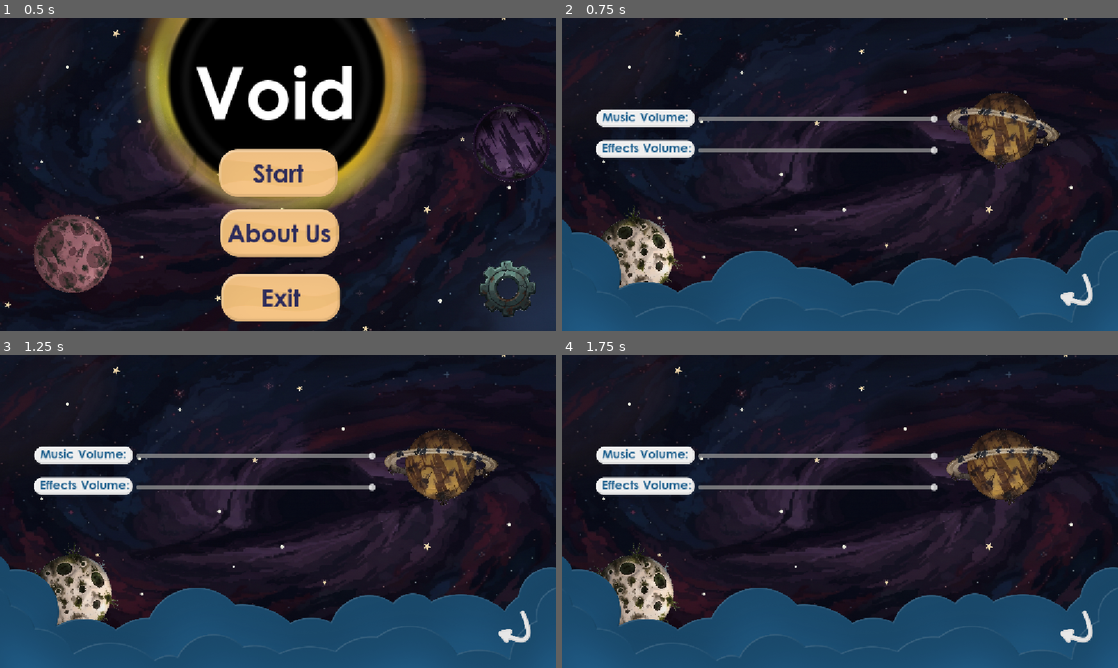
Above: before the commit, frames 1-4 (two rows, left to right).
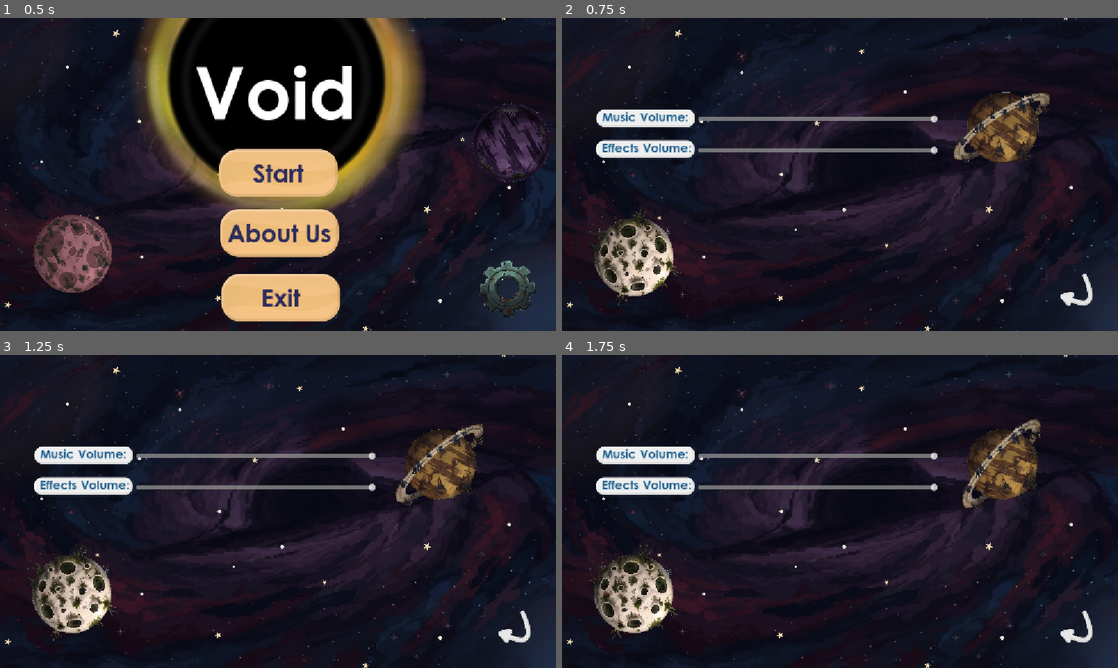
Above: after the commit, the same moments.

Repository: mbkhh/HollowGardoon
Game: Godot game, scene res://scenes/game.tscn
Two runs of this game, one before a commit and one after it. Both use one fixed random seed, a clock stepped at 60 frames per second and the inputs below.
Inputs (mouse positions are in pixels of both pictures, inside the frame that each line leads up to):
- Up to frame 1 (0.5 s): no input
- Up to frame 2 (0.75 s): click (1067, 287) at 0.5 s
- Up to frame 3 (1.25 s): no input
- Up to frame 4 (1.75 s): tap Enter (ui_accept) at 1.25, 1.52 s; move the mouse to (962, 495) at 1.27 s; click (962, 495) at 1.42 s

Frame 1 is identical in both runs. In frame 2, 25% of the frame differs, in the area x 0-100%, y 23-100%; in frame 3, 25%; in frame 4, 25%.

Commit message:
cloud deleted

Diff:
--- a/scenes/Levels/level_5.tscn
+++ b/scenes/Levels/level_5.tscn
@@ -37,66 +37,66 @@
 [sub_resource type="StyleBoxTexture" id="StyleBoxTexture_ohlwr"]
 texture = ExtResource("14_h0ams")
 
-[node name="level_5" type="Node2D"]
+[node name="level_5" type="Node2D" unique_id=596464318]
 script = ExtResource("1_hhyhm")
 level_id = "level_5"
 next_level_scene = "uid://5uoogh7qgi1s"
 metadata/_edit_horizontal_guides_ = [2048.0, 1297.0, 864.0, 1650.0]
 metadata/_edit_vertical_guides_ = [1534.0]
 
-[node name="ParallaxBackground" parent="." instance=ExtResource("2_mwkwm")]
-
-[node name="ParallaxLayer4" type="ParallaxLayer" parent="ParallaxBackground"]
+[node name="ParallaxBackground" parent="." unique_id=1129754837 instance=ExtResource("2_mwkwm")]
+
+[node name="ParallaxLayer4" type="ParallaxLayer" parent="ParallaxBackground" unique_id=1181301257]
 motion_mirroring = Vector2(2304, 0)
 
-[node name="BackgroundC1" type="Sprite2D" parent="ParallaxBackground/ParallaxLayer4"]
+[node name="BackgroundC1" type="Sprite2D" parent="ParallaxBackground/ParallaxLayer4" unique_id=649546044]
 position = Vector2(576, 702)
 texture = ExtResource("3_iu4kj")
 
-[node name="BackgroundC2" type="Sprite2D" parent="ParallaxBackground/ParallaxLayer4"]
+[node name="BackgroundC2" type="Sprite2D" parent="ParallaxBackground/ParallaxLayer4" unique_id=1703322677]
 position = Vector2(1728, 702)
 texture = ExtResource("3_iu4kj")
 
-[node name="ParallaxLayer5" type="ParallaxLayer" parent="ParallaxBackground"]
+[node name="ParallaxLayer5" type="ParallaxLayer" parent="ParallaxBackground" unique_id=2093387223]
 motion_mirroring = Vector2(2304, 0)
 
-[node name="BackgroundC2" type="Sprite2D" parent="ParallaxBackground/ParallaxLayer5"]
+[node name="BackgroundC2" type="Sprite2D" parent="ParallaxBackground/ParallaxLayer5" unique_id=263475318]
 position = Vector2(576, 162)
 texture = ExtResource("4_uusv0")
 
-[node name="BackgroundC3" type="Sprite2D" parent="ParallaxBackground/ParallaxLayer5"]
+[node name="BackgroundC3" type="Sprite2D" parent="ParallaxBackground/ParallaxLayer5" unique_id=266956810]
 position = Vector2(1728, 162)
 texture = ExtResource("4_uusv0")
 
-[node name="killNodes" type="Node" parent="."]
-
-[node name="killzone" parent="killNodes" instance=ExtResource("5_g10o8")]
+[node name="killNodes" type="Node" parent="." unique_id=577328747]
+
+[node name="killzone" parent="killNodes" unique_id=300296911 instance=ExtResource("5_g10o8")]
 position = Vector2(478, 0)
 
-[node name="CollisionShape2D" type="CollisionShape2D" parent="killNodes/killzone"]
+[node name="CollisionShape2D" type="CollisionShape2D" parent="killNodes/killzone" unique_id=740828001]
 shape = SubResource("WorldBoundaryShape2D_hvd7i")
 
-[node name="killzone3" parent="killNodes" instance=ExtResource("5_g10o8")]
+[node name="killzone3" parent="killNodes" unique_id=1301725771 instance=ExtResource("5_g10o8")]
 position = Vector2(337, 647)
 
-[node name="CollisionShape2D" type="CollisionShape2D" parent="killNodes/killzone3"]
+[node name="CollisionShape2D" type="CollisionShape2D" parent="killNodes/killzone3" unique_id=761111878]
 position = Vector2(61, 218)
 shape = SubResource("WorldBoundaryShape2D_wqj8e")
 
-[node name="FollowCamera2D" parent="." instance=ExtResource("6_lniya")]
+[node name="FollowCamera2D" parent="." unique_id=348052578 instance=ExtResource("6_lniya")]
 position = Vector2(768, 432)
 zoom = Vector2(0.75, 0.75)
 target_path = NodePath("../Rocket")
 max_x = 100000.0
 
-[node name="Rocket" parent="." groups=["rocket"] instance=ExtResource("7_8b5qq")]
+[node name="Rocket" parent="." unique_id=994606101 groups=["rocket"] instance=ExtResource("7_8b5qq")]
 position = Vector2(278, 313)
 
-[node name="goal planet" type="Node" parent="."]
-
-[node name="Planet8" parent="goal planet" groups=["planets"] instance=ExtResource("8_kwa6m")]
+[node name="goal planet" type="Node" parent="." unique_id=1464549799]
+
+[node name="Planet8" parent="goal planet" unique_id=1007667171 groups=["planets"] instance=ExtResource("8_kwa6m")]
 position = Vector2(2587.0002, 599)
-rotation = -426.96774
+rotation = -425.67007
 scale = Vector2(0.9999998, 0.9999998)
 is_goal_planet = true
 SelectedType = "planet03"
@@ -104,92 +104,92 @@
 mass = 81.0
 orbit_radius = 137.5
 
-[node name="wormwholes" type="Node" parent="."]
-
-[node name="planets" type="Node" parent="."]
-
-[node name="Planet2" parent="planets" groups=["planets"] instance=ExtResource("8_kwa6m")]
+[node name="wormwholes" type="Node" parent="." unique_id=1964037119]
+
+[node name="planets" type="Node" parent="." unique_id=591473314]
+
+[node name="Planet2" parent="planets" unique_id=930368476 groups=["planets"] instance=ExtResource("8_kwa6m")]
 position = Vector2(2125, 213.99994)
-rotation = -292.23032
+rotation = -291.1717
 SelectedType = "planet08"
 radius = 60.0
 mass = 36.0
 orbit_radius = 100.0
 
-[node name="Planet4" parent="planets" groups=["planets"] instance=ExtResource("8_kwa6m")]
+[node name="Planet4" parent="planets" unique_id=144116172 groups=["planets"] instance=ExtResource("8_kwa6m")]
 position = Vector2(811, 417.99997)
-rotation = -104.99998
+rotation = -104.70402
 radius = 150.0
 mass = 225.0
 orbit_radius = 212.5
 
-[node name="Planet6" parent="planets" groups=["planets"] instance=ExtResource("8_kwa6m")]
+[node name="Planet6" parent="planets" unique_id=901400204 groups=["planets"] instance=ExtResource("8_kwa6m")]
 position = Vector2(185, 360.00006)
-rotation = 269.5804
+rotation = 270.09265
 SelectedType = "planet01"
 radius = 60.0
 mass = 36.0
 orbit_radius = 100.0
 
-[node name="Planet7" parent="planets" groups=["planets"] instance=ExtResource("8_kwa6m")]
+[node name="Planet7" parent="planets" unique_id=385137561 groups=["planets"] instance=ExtResource("8_kwa6m")]
 position = Vector2(1407.0001, 636.00006)
-rotation = 64.49131
+rotation = 62.766777
 scale = Vector2(0.99999994, 0.99999994)
 SelectedType = "planet08"
 radius = 90.0
 mass = 81.0
 orbit_radius = 137.5
 
-[node name="suns" type="Node" parent="."]
-
-[node name="Sun" parent="suns" groups=["planets"] instance=ExtResource("9_r6ke6")]
+[node name="suns" type="Node" parent="." unique_id=663551304]
+
+[node name="Sun" parent="suns" unique_id=50429994 groups=["planets"] instance=ExtResource("9_r6ke6")]
 position = Vector2(1436, 60)
-rotation = -231.60541
+rotation = -231.08748
 density = 0.015
 mass = 150.0
 
-[node name="Stars" type="Node" parent="."]
-
-[node name="star" parent="Stars" groups=["stars"] instance=ExtResource("10_s0qf3")]
+[node name="Stars" type="Node" parent="." unique_id=106717817]
+
+[node name="star" parent="Stars" unique_id=271358213 groups=["stars"] instance=ExtResource("10_s0qf3")]
 position = Vector2(1994, 317)
 
-[node name="star2" parent="Stars" groups=["stars"] instance=ExtResource("10_s0qf3")]
+[node name="star2" parent="Stars" unique_id=1014974699 groups=["stars"] instance=ExtResource("10_s0qf3")]
 position = Vector2(2572, 260)
 star_index = 2
 
-[node name="star3" parent="Stars" groups=["stars"] instance=ExtResource("10_s0qf3")]
+[node name="star3" parent="Stars" unique_id=1422334187 groups=["stars"] instance=ExtResource("10_s0qf3")]
 position = Vector2(1024, 726)
 star_index = 1
 
-[node name="Node" type="Node" parent="Stars"]
-
-[node name="Asteroids" type="Node" parent="."]
-
-[node name="Path2D" type="Path2D" parent="Asteroids"]
+[node name="Node" type="Node" parent="Stars" unique_id=1494809860]
+
+[node name="Asteroids" type="Node" parent="." unique_id=412977234]
+
+[node name="Path2D" type="Path2D" parent="Asteroids" unique_id=990905815]
 position = Vector2(10, 3)
 curve = SubResource("Curve2D_pw33c")
 
-[node name="AsteroidMover" parent="Asteroids/Path2D" instance=ExtResource("11_e0qs2")]
+[node name="AsteroidMover" parent="Asteroids/Path2D" unique_id=1518227031 instance=ExtResource("11_e0qs2")]
 position = Vector2(234, 1058)
 rotation = -1.2733877
 speed = 250.0
 
-[node name="Path2D3" type="Path2D" parent="Asteroids"]
+[node name="Path2D3" type="Path2D" parent="Asteroids" unique_id=944752275]
 position = Vector2(-29, -99)
 curve = SubResource("Curve2D_pcff6")
 
-[node name="AsteroidMover" parent="Asteroids/Path2D3" instance=ExtResource("11_e0qs2")]
+[node name="AsteroidMover" parent="Asteroids/Path2D3" unique_id=2068093827 instance=ExtResource("11_e0qs2")]
 position = Vector2(2715, -59)
 rotation = 2.1268044
 speed = 250.0
 
-[node name="moons" type="Node" parent="."]
-
-[node name="CanvasLayer" type="CanvasLayer" parent="."]
+[node name="moons" type="Node" parent="." unique_id=198566681]
+
+[node name="CanvasLayer" type="CanvasLayer" parent="." unique_id=1299882297]
 offset = Vector2(576, 324)
 transform = Transform2D(1, 0, 0, 1, 576, 324)
 
-[node name="PauseMenu" parent="CanvasLayer" instance=ExtResource("12_y0y3i")]
+[node name="PauseMenu" parent="CanvasLayer" unique_id=365096425 instance=ExtResource("12_y0y3i")]
 visible = false
 z_index = 8
 offset_left = -574.0
@@ -197,7 +197,7 @@
 offset_right = 575.0
 offset_bottom = 322.0
 
-[node name="StarHUD" parent="CanvasLayer" instance=ExtResource("13_ihbia")]
+[node name="StarHUD" parent="CanvasLayer" unique_id=933370421 instance=ExtResource("13_ihbia")]
 z_index = 4
 offset_left = -516.0
 offset_top = -276.0
@@ -205,7 +205,7 @@
 offset_bottom = -236.0
 metadata/_edit_use_anchors_ = true
 
-[node name="PuaseBtn" type="Button" parent="CanvasLayer"]
+[node name="PuaseBtn" type="Button" parent="CanvasLayer" unique_id=433111035]
 offset_left = 417.0
 offset_top = -292.0
 offset_right = 537.0
@@ -218,7 +218,7 @@
 theme_override_styles/focus = SubResource("StyleBoxTexture_ohlwr")
 metadata/_edit_use_anchors_ = true
 
-[node name="LevelComplete" parent="CanvasLayer" instance=ExtResource("15_8rdfv")]
+[node name="LevelComplete" parent="CanvasLayer" unique_id=150493159 instance=ExtResource("15_8rdfv")]
 visible = false
 z_index = 8
 offset_left = -576.0
@@ -226,9 +226,9 @@
 offset_right = 577.0
 offset_bottom = 321.0
 
-[node name="Tutorials" type="Node" parent="."]
-
-[node name="Label" type="Label" parent="Tutorials"]
+[node name="Tutorials" type="Node" parent="." unique_id=687399158]
+
+[node name="Label" type="Label" parent="Tutorials" unique_id=41317692]
 z_index = 3
 offset_left = -523.0
 offset_top = 324.0
--- a/scenes/about us.tscn
+++ b/scenes/about us.tscn
@@ -7,7 +7,6 @@
 [ext_resource type="Texture2D" uid="uid://cpwj2nc76n8wt" path="res://assets/sprites/Assets/UI/Frame.png" id="4_vwiw6"]
 [ext_resource type="PackedScene" uid="uid://04tw7iirgh22" path="res://scenes/Planets/planet01.tscn" id="5_e1qjp"]
 [ext_resource type="Texture2D" uid="uid://cmyk7qg5fh2ky" path="res://assets/sprites/background/Background_2.png" id="6_1bhnm"]
-[ext_resource type="Texture2D" uid="uid://cer12jw10hk5h" path="res://assets/sprites/background/Background_1.png" id="7_2sa3g"]
 [ext_resource type="PackedScene" uid="uid://4vexgvcimoou" path="res://scenes/Planets/asteroid_mover.tscn" id="8_uob3k"]
 [ext_resource type="PackedScene" uid="uid://ea7p22q0f38d" path="res://scenes/Planets/sun.tscn" id="8_vwiw6"]
 [ext_resource type="Texture2D" uid="uid://cc7i44nfn5ei0" path="res://assets/sprites/Assets/UI/Return.png" id="9_rc30t"]
@@ -105,15 +104,9 @@
 scale = Vector2(0.7, 0.7)
 texture = ExtResource("6_1bhnm")
 
-[node name="Background1" type="Sprite2D" parent="background" unique_id=1992904826]
-z_index = 10
-position = Vector2(1, -14.000002)
-scale = Vector2(0.65, 0.65)
-texture = ExtResource("7_2sa3g")
-
 [node name="Sun" parent="background" unique_id=36102581 instance=ExtResource("8_vwiw6")]
 position = Vector2(1, -327)
-rotation = -0.19900791
+rotation = 0.50832665
 scale = Vector2(0.99999994, 0.99999994)
 radius = 300.0
 mass = 1800.0
@@ -121,7 +114,7 @@
 
 [node name="Planet" parent="background" unique_id=1511852575 instance=ExtResource("5_e1qjp")]
 position = Vector2(785, -338)
-rotation = -954.1896
+rotation = -952.95526
 SelectedType = "planet04"
 radius = 74.0
 mass = 54.76
@@ -147,6 +140,7 @@
 [node name="Camera2D" type="Camera2D" parent="." unique_id=317281565]
 
 [node name="Node2D" parent="Camera2D" unique_id=1171659677 instance=ExtResource("11_e1qjp")]
+position = Vector2(2, 0)
 
 [node name="Back" type="Button" parent="." unique_id=195087291]
 anchors_preset = -1
--- a/scenes/level_select.tscn
+++ b/scenes/level_select.tscn
@@ -9,7 +9,6 @@
 [ext_resource type="PackedScene" uid="uid://04tw7iirgh22" path="res://scenes/Planets/planet01.tscn" id="4_ckc44"]
 [ext_resource type="PackedScene" uid="uid://cf65nhnv2e43k" path="res://scenes/Effects/cameraEffect.tscn" id="5_htctk"]
 [ext_resource type="Texture2D" uid="uid://cmyk7qg5fh2ky" path="res://assets/sprites/background/Background_2.png" id="5_o2xx4"]
-[ext_resource type="Texture2D" uid="uid://cer12jw10hk5h" path="res://assets/sprites/background/Background_1.png" id="6_htctk"]
 [ext_resource type="Texture2D" uid="uid://cc7i44nfn5ei0" path="res://assets/sprites/Assets/UI/Return.png" id="10_o2xx4"]
 
 [sub_resource type="StyleBoxTexture" id="StyleBoxTexture_htctk"]
@@ -79,7 +78,7 @@
 
 [node name="Planet2" parent="background" unique_id=687455846 instance=ExtResource("4_ckc44")]
 position = Vector2(-440, -9)
-rotation = -709.7752
+rotation = -710.7039
 SelectedType = "planet04"
 radius = 75.0
 mass = 56.25
@@ -90,15 +89,9 @@
 scale = Vector2(0.7, 0.7)
 texture = ExtResource("5_o2xx4")
 
-[node name="Background1" type="Sprite2D" parent="background" unique_id=1802592442]
-z_index = 10
-position = Vector2(1, -14.000002)
-scale = Vector2(0.65, 0.65)
-texture = ExtResource("6_htctk")
-
 [node name="Planet" parent="background" unique_id=96890017 instance=ExtResource("4_ckc44")]
 position = Vector2(463.99997, 141.00003)
-rotation = -143.07507
+rotation = -145.34296
 SelectedType = "planet09"
 radius = 74.0
 mass = 54.76
--- a/scenes/settings.tscn
+++ b/scenes/settings.tscn
@@ -6,7 +6,6 @@
 [ext_resource type="Theme" uid="uid://x17b0mv7nh7a" path="res://assets/sprites/Assets/UI/Themes/setting.tres" id="2_am25x"]
 [ext_resource type="PackedScene" uid="uid://04tw7iirgh22" path="res://scenes/Planets/planet01.tscn" id="3_gjs24"]
 [ext_resource type="Texture2D" uid="uid://cmyk7qg5fh2ky" path="res://assets/sprites/background/Background_2.png" id="4_am25x"]
-[ext_resource type="Texture2D" uid="uid://cer12jw10hk5h" path="res://assets/sprites/background/Background_1.png" id="5_4ppmf"]
 [ext_resource type="PackedScene" uid="uid://4vexgvcimoou" path="res://scenes/Planets/asteroid_mover.tscn" id="6_uhhto"]
 [ext_resource type="Texture2D" uid="uid://cc7i44nfn5ei0" path="res://assets/sprites/Assets/UI/Return.png" id="7_83j8s"]
 [ext_resource type="PackedScene" uid="uid://cf65nhnv2e43k" path="res://scenes/Effects/cameraEffect.tscn" id="9_4ppmf"]
@@ -93,7 +92,7 @@
 
 [node name="Planet2" parent="background" unique_id=423020146 instance=ExtResource("3_gjs24")]
 position = Vector2(-425, 164)
-rotation = -902.1977
+rotation = -902.0405
 SelectedType = "planet01"
 radius = 75.0
 mass = 56.25
@@ -104,15 +103,9 @@
 scale = Vector2(0.7, 0.7)
 texture = ExtResource("4_am25x")
 
-[node name="Background1" type="Sprite2D" parent="background" unique_id=1934842165]
-z_index = 10
-position = Vector2(1, -14.000002)
-scale = Vector2(0.65, 0.65)
-texture = ExtResource("5_4ppmf")
-
 [node name="Planet" parent="background" unique_id=140036638 instance=ExtResource("3_gjs24")]
 position = Vector2(336, -96.99999)
-rotation = -624.38947
+rotation = -625.13684
 SelectedType = "planet03"
 radius = 74.0
 mass = 54.76
Not shown: 1 places in scenes/Levels/level_5.tscn that only renumber resources
